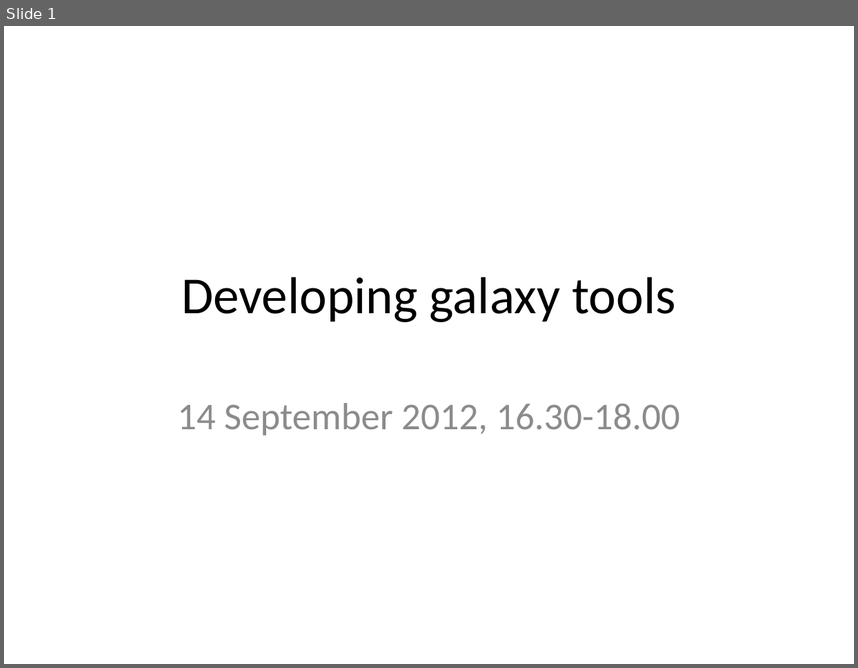
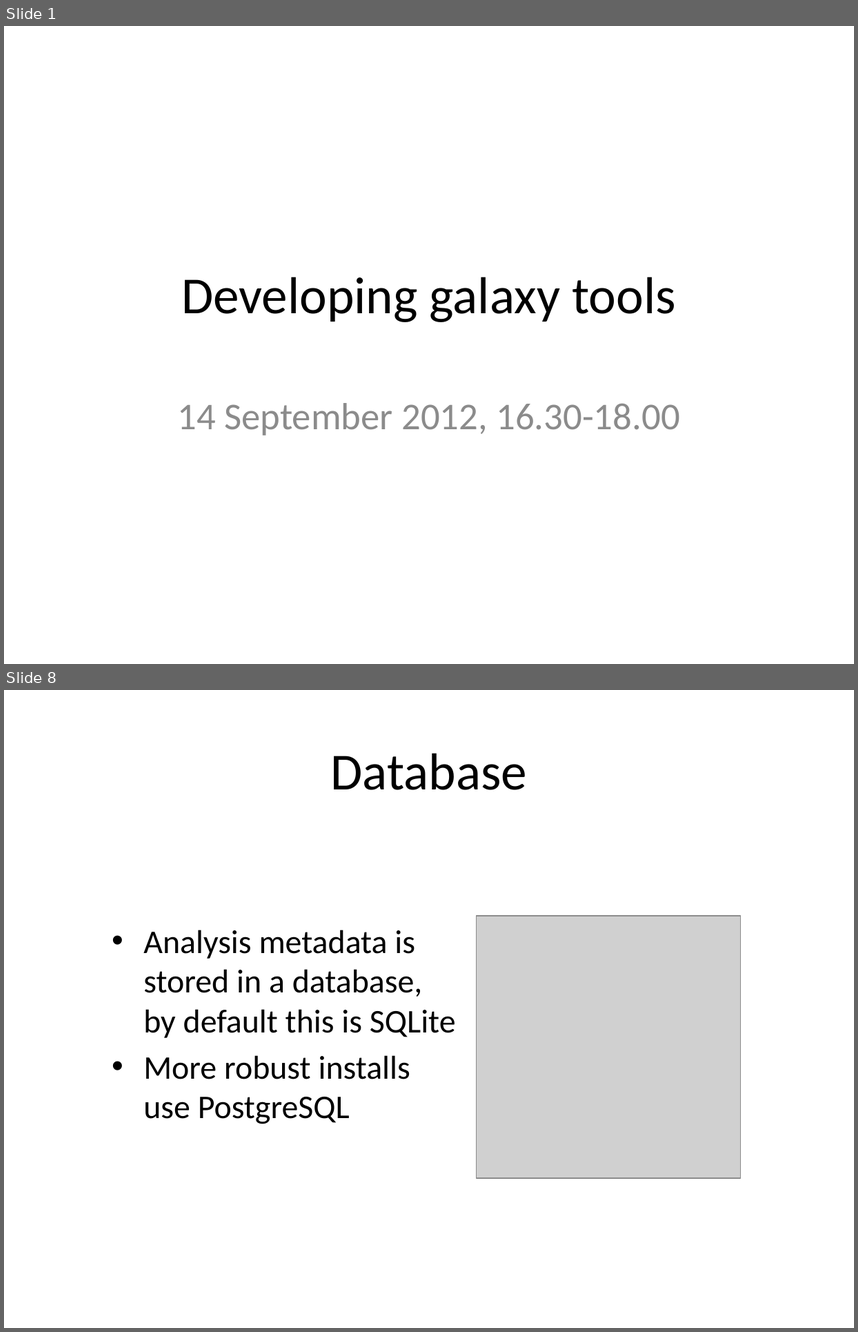
Before and after one commit to rvosa/ngs-workflows, a slide deck: doc/slides/day4/session4/DevelopingGalaxy.pptx. Shown one above the other, each under a label of ours: slide 1 before the commit, slides 1 and 8 after it; the slides between them are not shown. The pictures are 858x668 and 858x1332 pixels, drawn with LibreOffice and Linux fonts; fonts in the diff are those of the drawing; grey boxes stand for pictures. Boxes give left, top, right and bottom in pixels: in the first picture for what was removed or moved away, otherwise in the second. Text is boxed around its words. In the diff, an @@ line names an element or a change of style, - is before the commit and + after.

```diff
--- a/doc/slides/day4/session4/DevelopingGalaxy.pptx
+++ b/doc/slides/day4/session4/DevelopingGalaxy.pptx
@@ slide 8 added at [4,690,854,1328], background #FFFFFF @@
@@ title added at [331,753,527,790], 44 pt, text #000000 @@
+Database
@@ picture added at [477,916,741,1178] @@
@@ text added at [143,929,456,1124], 28 pt, text #000000 @@
+• Analysis metadata is stored in a database, by default this is SQLite
+• More robust installs use PostgreSQL
```
Also in this commit, not shown: 1 slide changed, 10 other slides added, 4 slides removed.
